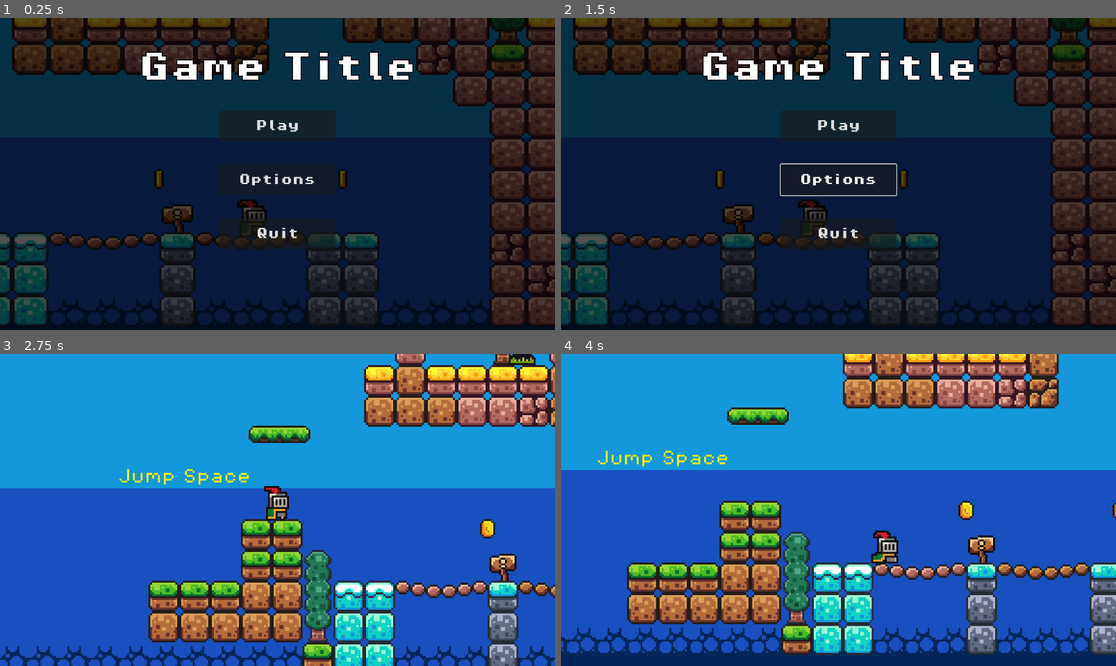
Above: before the commit, frames 1-4 (two rows, left to right).
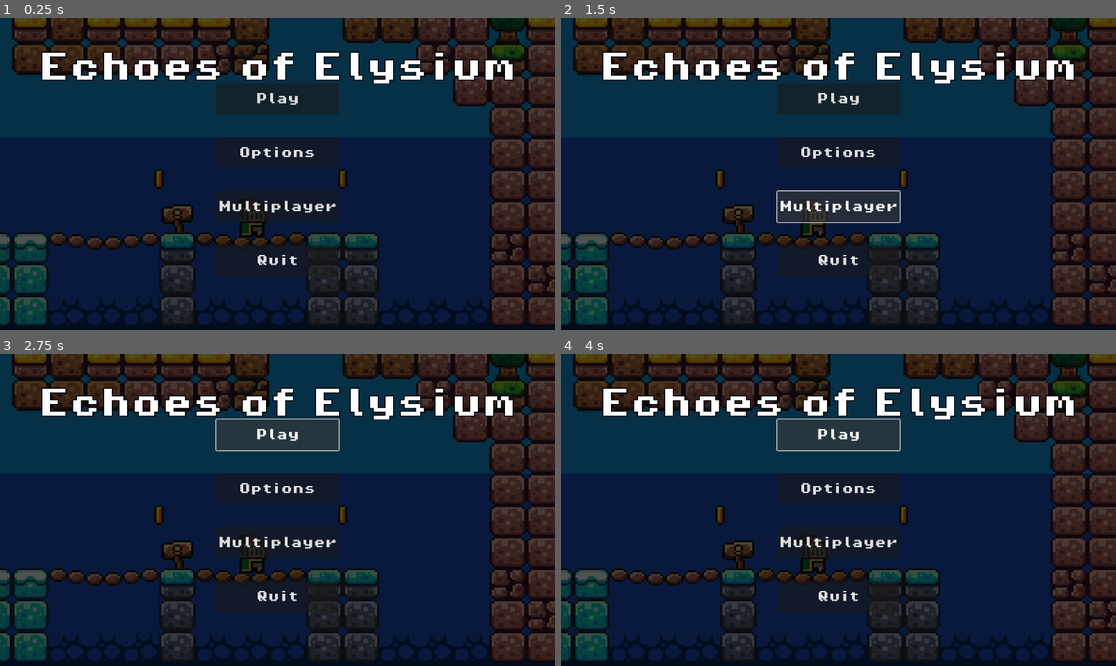
Above: after the commit, the same moments.

Repository: JudahSan/echoes_of_elysium-godot-port
Game: Godot game, scene res://scenes/main_menu/menu.tscn
Same seed, same stepped clock (60 frames per second), same inputs: the game is played once before the commit and once after it.
Inputs (mouse positions are in pixels of both pictures, inside the frame that each line leads up to):
- Up to frame 1 (0.25 s): no input
- Up to frame 2 (1.5 s): click "Options" at 0.5 s; click (838, 205) at 1.25 s, where only the run after the commit has a clickable "Multiplayer"
- Up to frame 3 (2.75 s): click "Play" at 2 s
- Up to frame 4 (4 s): click (838, 435) at 2.75 s, where only the run after the commit has a clickable "Play"; tap Enter at 3.5 s; hold Right (move_right) from 3.53 s (still down); tap Space (jump) at 3.77 s

The runs differ from the first frame. In frame 1, 8.6% of the frame differs, in the area x 7-93%, y 10-83%; in frame 2, 10%; in frame 3, 98%; in frame 4, 99%, in the area x 0-100%, y 0-100%.
Error after the commit: Parse Error: Member "multiplayer" redefined (original in native class 'Control') (res://scripts/menu.gd:7)

Commit message:
WIP: Multiplayer menu

Diff:
--- a/project.godot
+++ b/project.godot
@@ -18,6 +18,10 @@
 [autoload]
 
 Music="*res://scenes/music.tscn"
+
+[dotnet]
+
+project/assembly_name="Godot Intro"
 
 [editor_plugins]
 
--- a/scenes/main_menu/menu.tscn
+++ b/scenes/main_menu/menu.tscn
@@ -52,7 +52,7 @@
 theme_override_constants/outline_size = 8
 theme_override_fonts/font = ExtResource("3_dayob")
 theme_override_font_sizes/font_size = 64
-text = "Game Title"
+text = "Echoes of Elysium"
 horizontal_alignment = 1
 vertical_alignment = 1
 
@@ -92,6 +92,19 @@
 text = "Options
 "
 
+[node name="Seperator5" type="Control" parent="MarginContainer/HBoxContainer/VBoxContainer"]
+layout_mode = 2
+
+[node name="Multiplayer" type="Button" parent="MarginContainer/HBoxContainer/VBoxContainer"]
+custom_minimum_size = Vector2(240, 64)
+layout_mode = 2
+size_flags_vertical = 3
+theme_override_constants/outline_size = 0
+theme_override_fonts/font = ExtResource("3_dayob")
+theme_override_font_sizes/font_size = 24
+text = "Multiplayer
+"
+
 [node name="Seperator4" type="Control" parent="MarginContainer/HBoxContainer/VBoxContainer"]
 layout_mode = 2
 
@@ -106,4 +119,5 @@
 
 [connection signal="pressed" from="MarginContainer/HBoxContainer/VBoxContainer/Play" to="." method="_on_play_pressed"]
 [connection signal="pressed" from="MarginContainer/HBoxContainer/VBoxContainer/Options" to="." method="_on_options_pressed"]
+[connection signal="button_down" from="MarginContainer/HBoxContainer/VBoxContainer/Multiplayer" to="." method="_on_multiplayer_pressed"]
 [connection signal="pressed" from="MarginContainer/HBoxContainer/VBoxContainer/Quit" to="." method="_on_quit_pressed"]
--- /dev/null
+++ b/scenes/main_menu/multiplayer_menu.tscn
@@ -0,0 +1,49 @@
+[gd_scene load_steps=3 format=3 uid="uid://cj8q4geaj2xsg"]
+
+[ext_resource type="FontFile" uid="uid://0k34y7inv3o6" path="res://assets/fonts/PixelOperator8-Bold.ttf" id="1_3g358"]
+[ext_resource type="Script" path="res://scripts/menu.gd" id="1_b6ju2"]
+
+[node name="MultiplayerMenu" type="Control"]
+layout_mode = 3
+anchors_preset = 15
+anchor_right = 1.0
+anchor_bottom = 1.0
+grow_horizontal = 2
+grow_vertical = 2
+script = ExtResource("1_b6ju2")
+
+[node name="MarginContainer" type="MarginContainer" parent="."]
+layout_mode = 0
+offset_right = 40.0
+offset_bottom = 40.0
+
+[node name="VBoxContainer" type="VBoxContainer" parent="MarginContainer"]
+layout_mode = 2
+
+[node name="Control" type="Control" parent="MarginContainer/VBoxContainer"]
+layout_mode = 2
+
+[node name="HostGame" type="Button" parent="MarginContainer/VBoxContainer"]
+custom_minimum_size = Vector2(240, 64)
+layout_mode = 2
+size_flags_vertical = 3
+theme_override_constants/outline_size = 0
+theme_override_fonts/font = ExtResource("1_3g358")
+theme_override_font_sizes/font_size = 24
+text = "Host Game"
+
+[node name="Control2" type="Control" parent="MarginContainer/VBoxContainer"]
+layout_mode = 2
+
+[node name="JoinGame" type="Button" parent="MarginContainer/VBoxContainer"]
+custom_minimum_size = Vector2(240, 64)
+layout_mode = 2
+size_flags_vertical = 3
+theme_override_constants/outline_size = 0
+theme_override_fonts/font = ExtResource("1_3g358")
+theme_override_font_sizes/font_size = 24
+text = "Join Game
+"
+
+[connection signal="pressed" from="MarginContainer/VBoxContainer/HostGame" to="." method="_on_host_game_pressed"]
+[connection signal="pressed" from="MarginContainer/VBoxContainer/JoinGame" to="." method="_on_join_game_pressed"]
--- a/scripts/coin.gd
+++ b/scripts/coin.gd
@@ -7,6 +7,6 @@
 @onready var animation_player = $AnimationPlayer
 
 
-func _on_body_entered(body):
+func _on_body_entered(_body):
 	game_manager.add_point()
 	animation_player.play("pickup")
--- a/scripts/menu.gd
+++ b/scripts/menu.gd
@@ -4,19 +4,43 @@
 @onready var options = $MarginContainer/HBoxContainer/VBoxContainer/Options as Button
 @onready var quit = $MarginContainer/HBoxContainer/VBoxContainer/Quit as Button
 @onready var play = $MarginContainer/HBoxContainer/VBoxContainer/Play as Button
+@onready var multiplayer = $MarginContainer/HBoxContainer/VBoxContainer/Multiplayer as Button
+
+# Multiplayer menu and buttons
+@onready var multiplayer_menu = $MarginContainer/HBoxContainer/VBoxContainer/MultiplayerMenu as Control
+@onready var host_game = multiplayer_menu/VBoxContainer/HostGame as Button
+@onready var join_game = multiplayer_menu/VBoxContainer/JoinGame as Button
 
 # Preload scene and keep it in memory
 @onready var start_level = preload("res://scenes/game.tscn") as PackedScene
 
 func _ready():
-	play.button_down.connect(_on_play_pressed)
-	quit.button_down.connect(_on_quit_pressed)
+	play.pressed.connect(_on_play_pressed)
+	quit.pressed.connect(_on_quit_pressed)
+	multiplayer.pressed.connect(_on_multiplayer_pressed)
+	host_game.pressed.connect(_on_host_game_pressed)
+	join_game.pressed.connect(_on_join_game_pressed)
+
+	# Hide multiplayer menu by default
+	multiplayer_menu.visible = false
 
 func _on_play_pressed():
 	get_tree().change_scene_to_packed(start_level)
 
 func _on_options_pressed():
-	pass # Replace with function body.
+	pass  # Replace with function body.
+
+func _on_multiplayer_pressed():
+	# Toggle multiplayer menu visibility
+	multiplayer_menu.visible = not multiplayer_menu.visible
+
+func _on_join_game_pressed():
+	print("Joining as Player 2...")
+	# Add your join game logic here
+
+func _on_host_game_pressed():
+	print("Hosting a game...")
+	# Add your host game logic here
 
 func _on_quit_pressed():
 	get_tree().quit()
